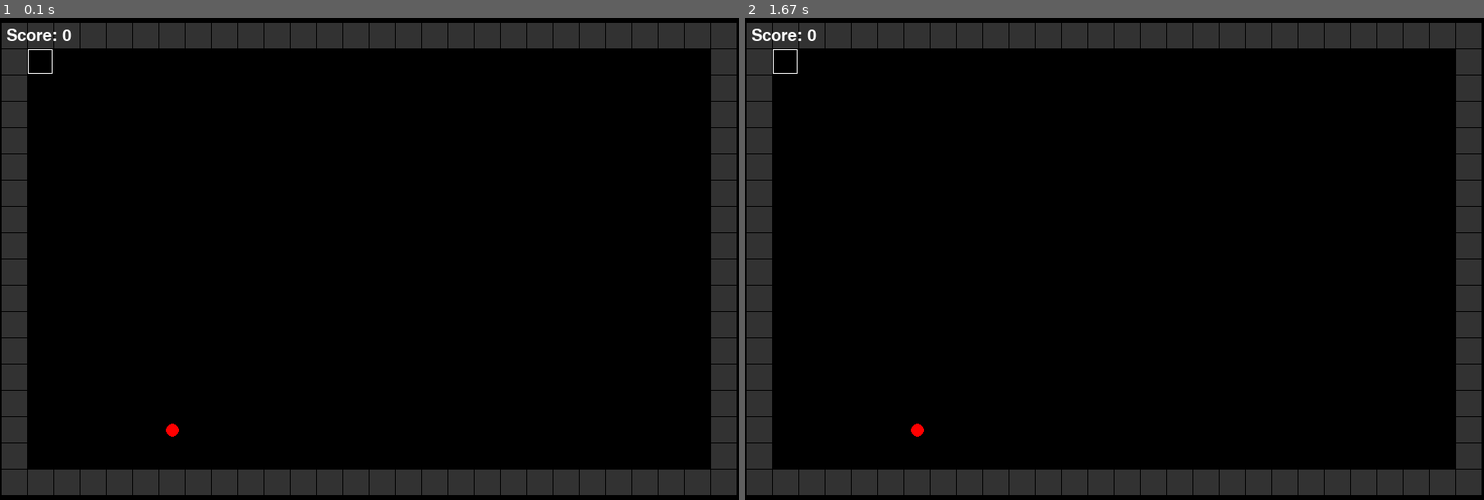
Above: before the commit, frames 1-2 (left to right).
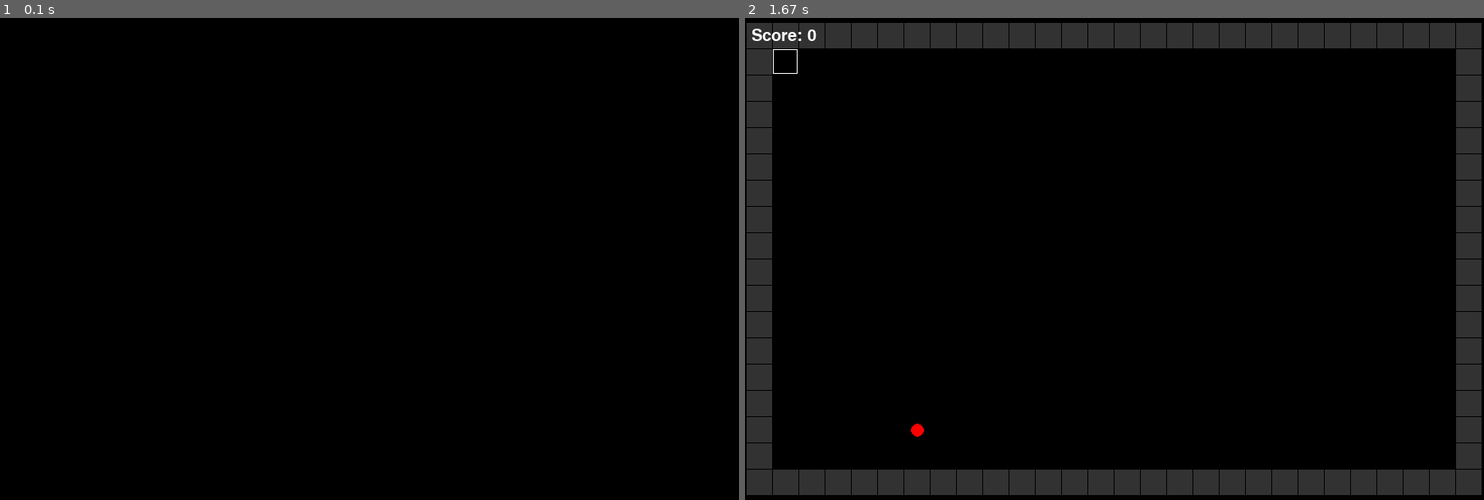
Above: after the commit, the same moments.

Repository: FoRVaiS/3522-assignment-1
Game: pygame game, started from src/cli.py
Same seed, same stepped clock (60 frames per second), same inputs: the game is played once before the commit and once after it.
Inputs:
- Up to frame 1 (0.1 s): no input
- Up to frame 2 (1.67 s): tap Enter at 0.33 s

The runs differ from the first frame. In frame 1, 16% of the frame differs, in the area x 0-100%, y 1-99%; in frame 2, nothing differs.

Commit message:
refactor(cli): update default tickrate

Diff:
--- a/src/cli.py
+++ b/src/cli.py
@@ -15,7 +15,7 @@
     parser = argparse.ArgumentParser(description=CLI_DESC)
     parser.add_argument("--width", type=str, default="900", help="The width of the game window.")
     parser.add_argument("--height", type=str, default="600", help="The height of the game window.")
-    parser.add_argument("--tickrate", type=str, default="64", help="The number of times to update the game per second.")
+    parser.add_argument("--tickrate", type=str, default="7", help="The number of times to update the game per second.")
 
     return parser.parse_args()
 
